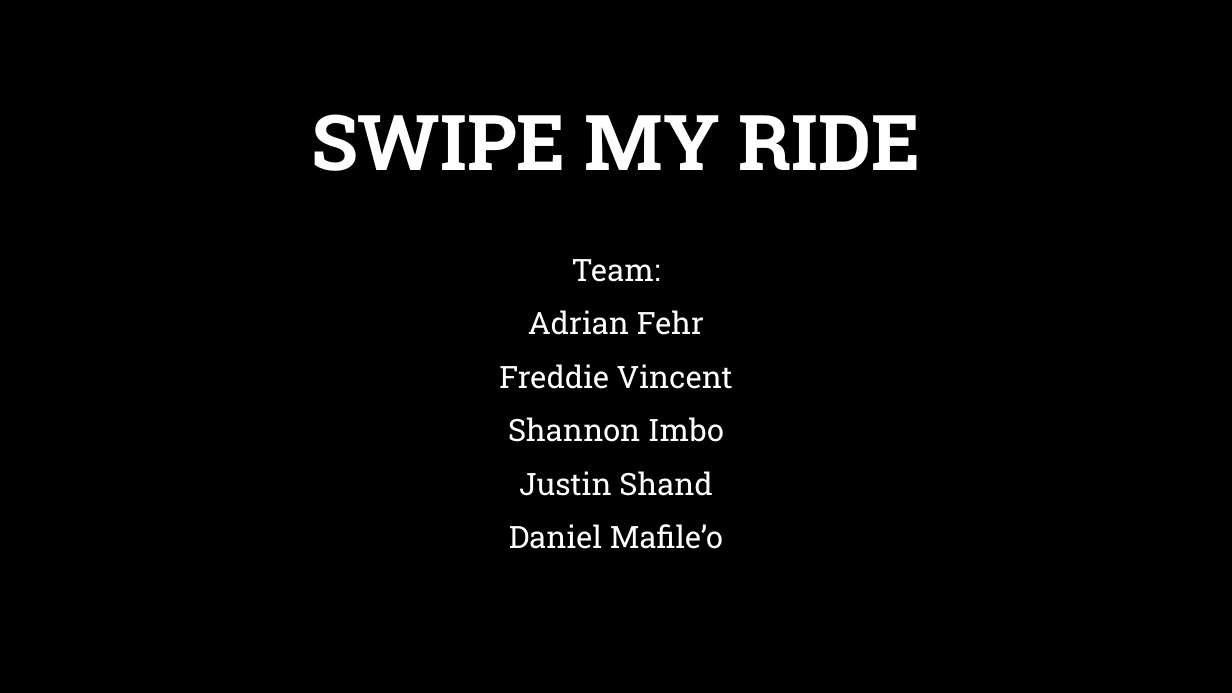
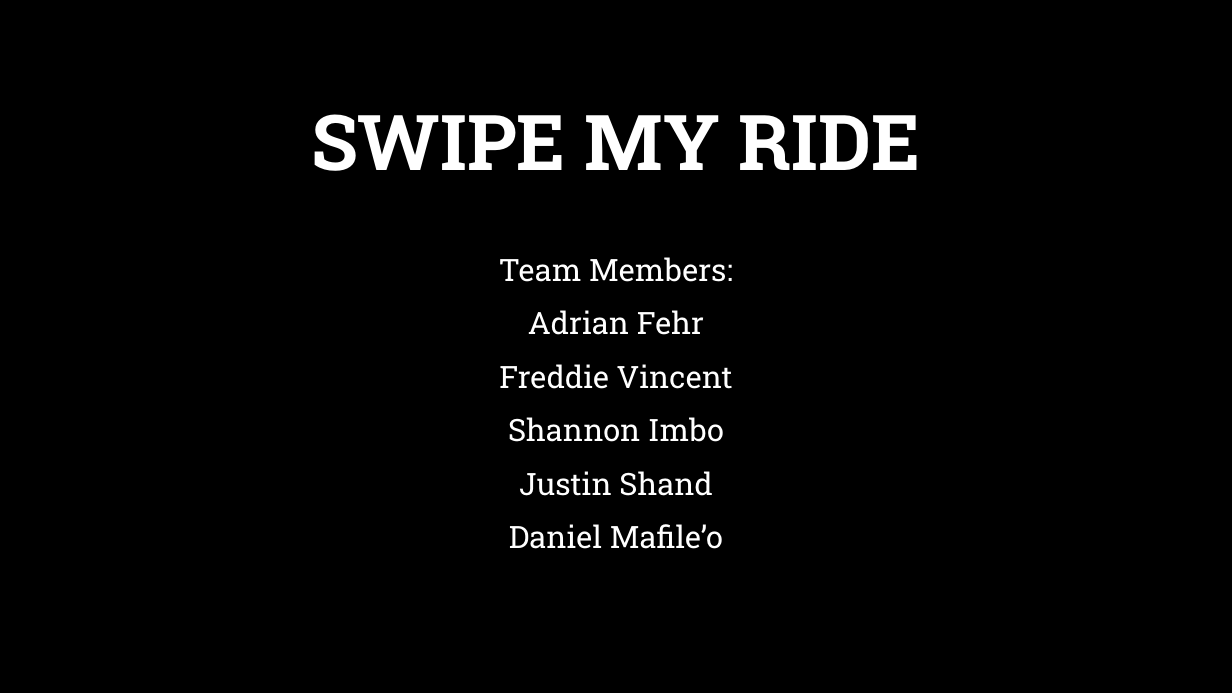
Before and after one commit to KanyeWestt/Swipe-My-Ride, a slide deck: slide 1 of SWIPE MY RIDE.pptx. Drawn at 1232x693 pixels with LibreOffice and Linux fonts; fonts in the diff are those of the drawing; background and template pictures are left out. Boxes give left, top, right and bottom in pixels: in the first picture for what was removed or moved away, otherwise in the second. Text is boxed around its words. In the diff, an @@ line names an element or a change of style, - is before the commit and + after.

```diff
--- a/SWIPE MY RIDE.pptx
+++ b/SWIPE MY RIDE.pptx
@@ subtitle at [499, 257, 733, 282]: text changed @@
-Team:
+Team Members:
```
Also in this commit, not shown: 1 slide added, 1 slide removed.
